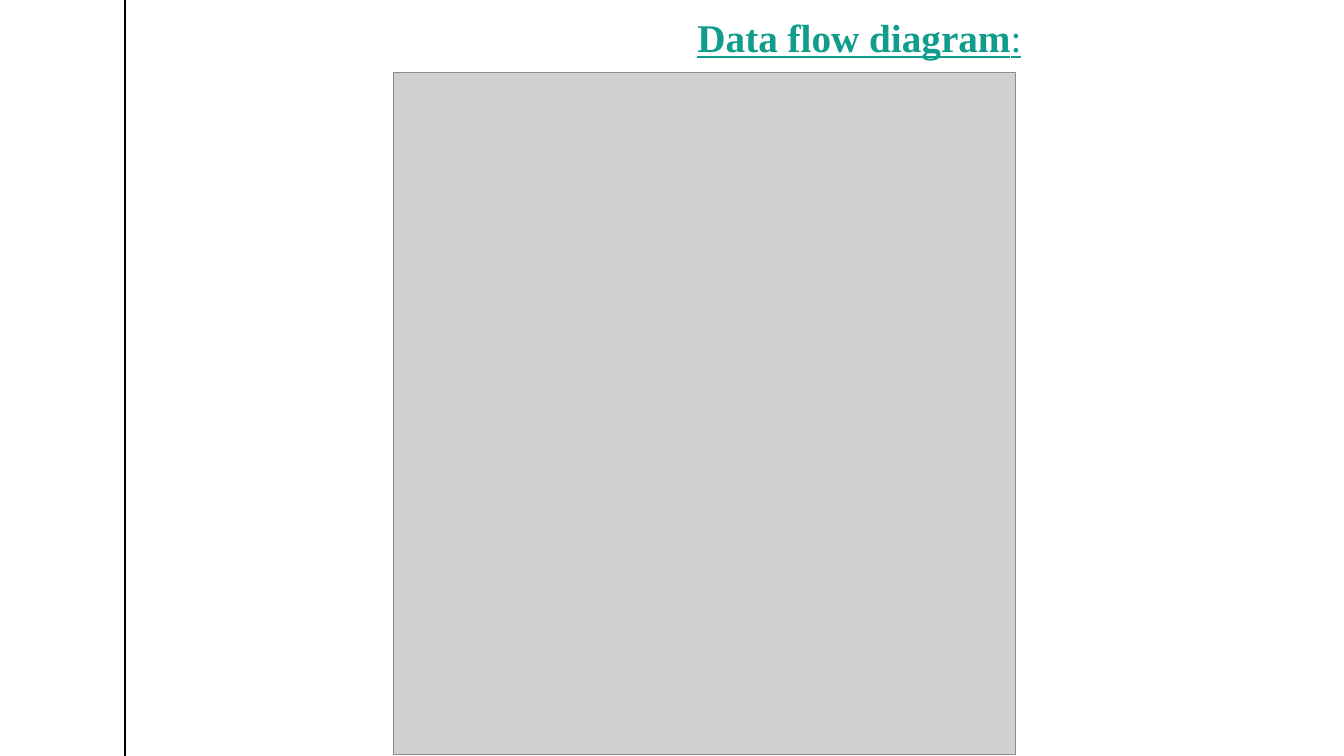
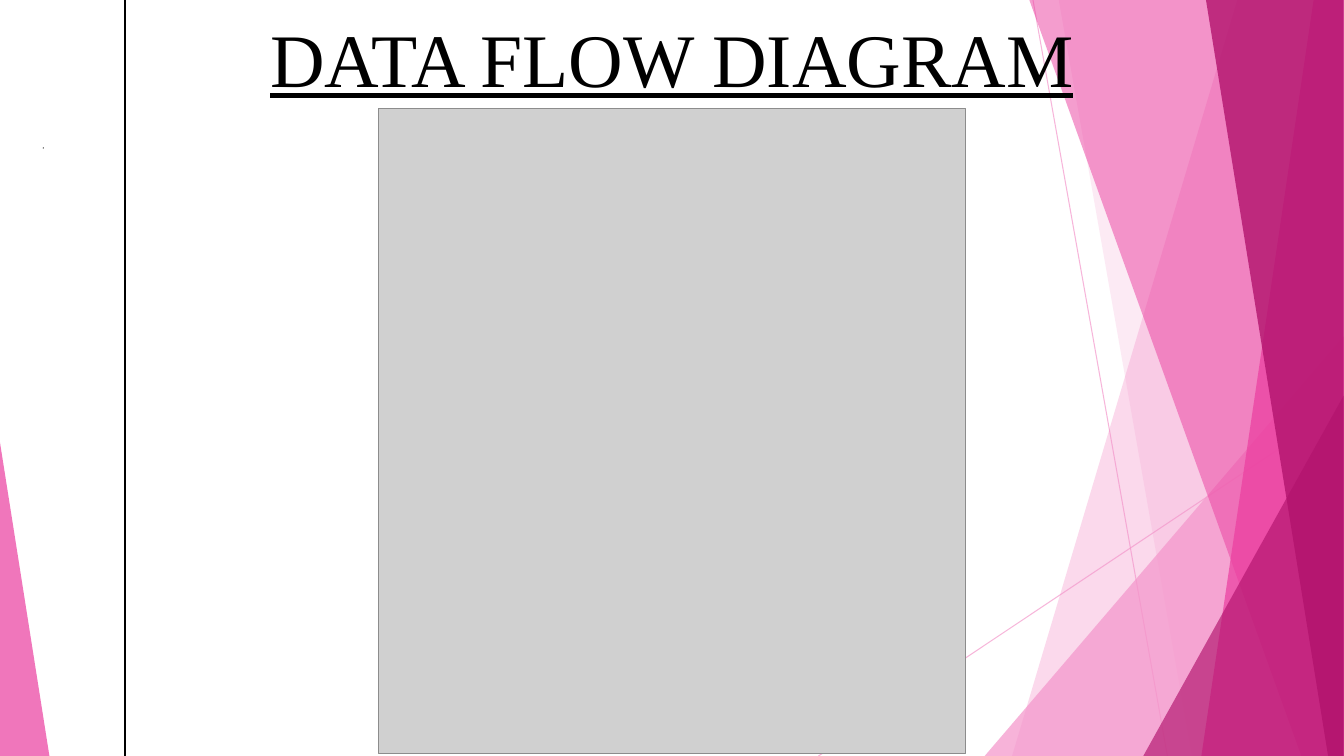
Before and after one commit to umangsaxena96/LibraryManangementSystem, a slide deck: slide 11 of DOCUMENTS/Library management system1.pptx (slide 14 before the commit). Drawn at 1344x756 pixels with LibreOffice and Linux fonts; fonts in the diff are those of the drawing; grey boxes stand for pictures. Boxes give left, top, right and bottom in pixels: in the first picture for what was removed or moved away, otherwise in the second. Text is boxed around its words. In the diff, an @@ line names an element or a change of style, - is before the commit and + after.

```diff
--- a/DOCUMENTS/Library management system1.pptx
+++ b/DOCUMENTS/Library management system1.pptx
@@ text "DATA FLOW DIAGRAM" at box(270, 28, 1073, 102): vertical alignment bottom to top @@
@@ text at box(270, 28, 1073, 102): text changed; size 28 to 54 pt; text colour #109D8C to #000000; bold off @@
-Data flow diagram:
+DATA FLOW DIAGRAM
@@ picture: place and size @@
-picture at box(393, 73, 1015, 755)
+picture at box(378, 109, 966, 754)
@@ group added at box(0, 0, 1344, 756): 5 freeform shapes, 3 triangles, 2 lines @@
```
Also in this commit, not shown: 11 other slides changed, 1 slide added, 15 slides removed, 14 other files.
